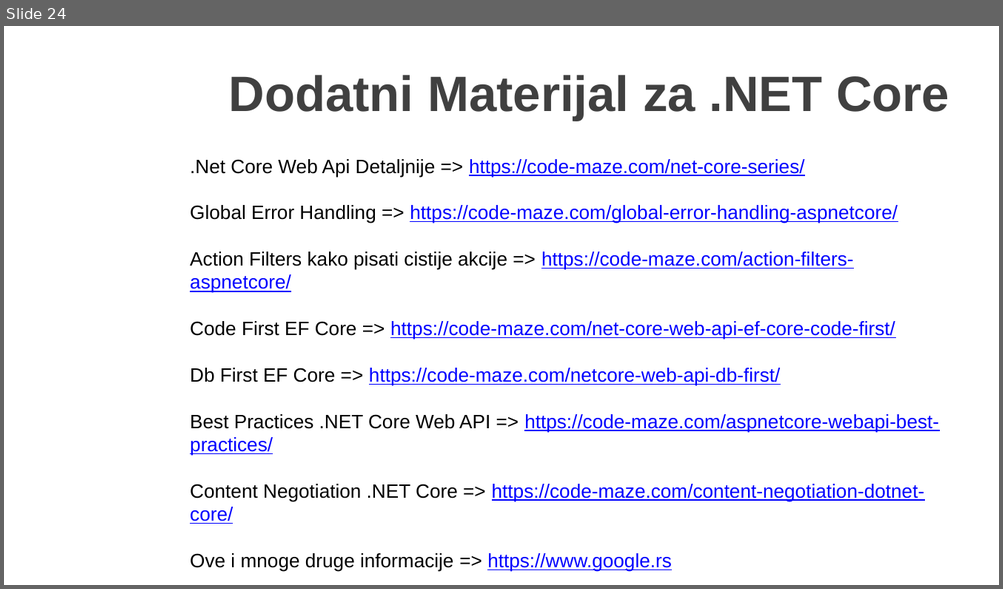
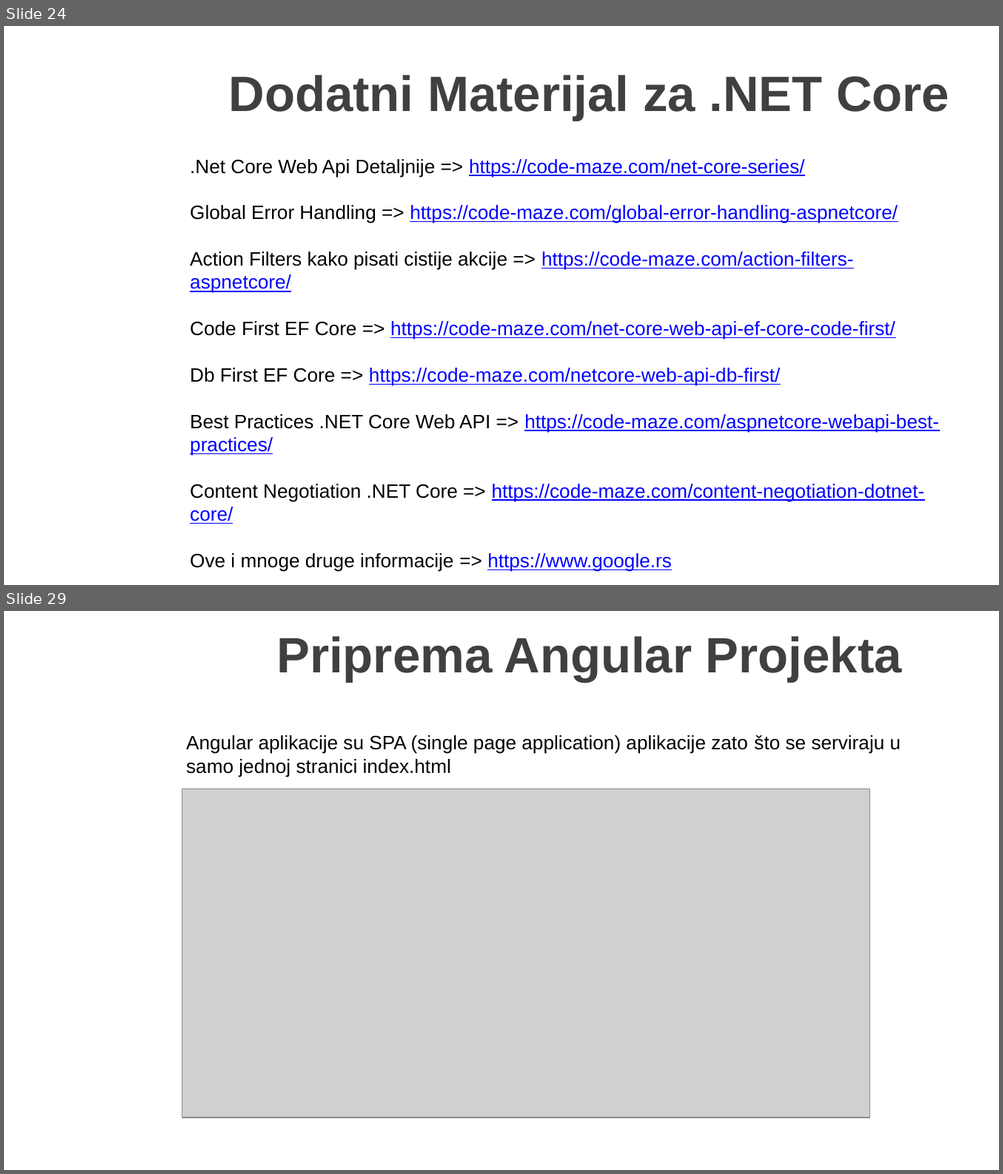
Before and after one commit to MarinkoSpasojevic/predavanje-netcore-angular, a slide deck: .NET Core i Angular Web Dev.pptx. Shown one above the other, each under a label of ours: slide 24 before the commit, slides 24 and 29 after it; the slides between them are not shown. The pictures are 1003x589 and 1003x1174 pixels, drawn with LibreOffice and Linux fonts; fonts in the diff are those of the drawing; grey boxes stand for pictures; background and template pictures are left out. Boxes give left, top, right and bottom in pixels: in the first picture for what was removed or moved away, otherwise in the second. Text is boxed around its words. In the diff, an @@ line names an element or a change of style, - is before the commit and + after.

Commit message:
Angular project created, with Home component

```diff
--- a/.NET Core i Angular Web Dev.pptx
+++ b/.NET Core i Angular Web Dev.pptx
@@ slide 29 added at (4,611,999,1170), background picture (left out) @@
@@ title added at (276,636,902,682), 36 pt, text #404040, bold @@
+Priprema Angular Projekta
@@ text added at (186,735,901,777), 14 pt, text #000000 @@
+Angular aplikacije su SPA (single page application) aplikacije zato što se serviraju u samo jednoj stranici index.html
@@ picture added at (182,789,869,1118) @@
```
Also in this commit, not shown: 11 other slides added, 39 other files.
